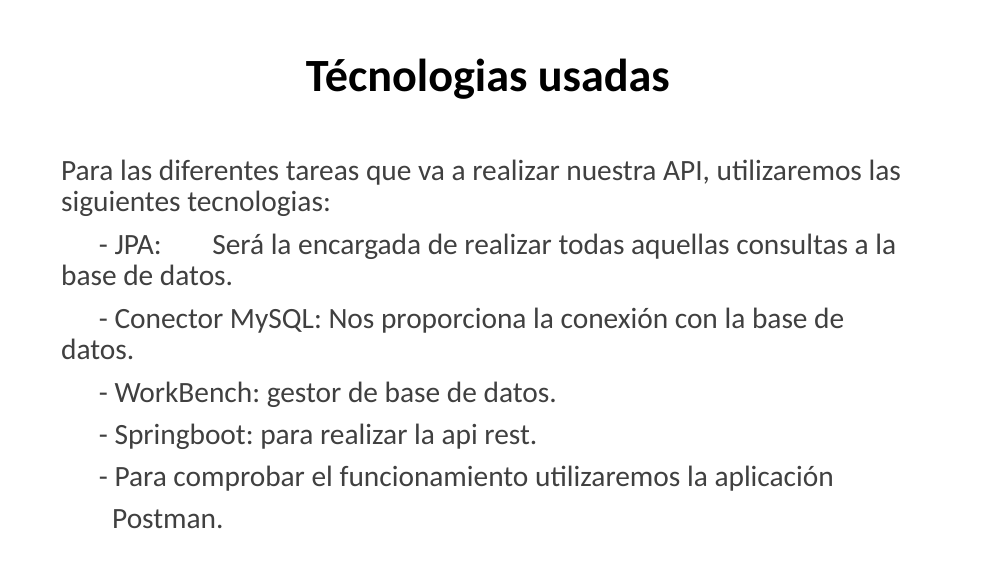
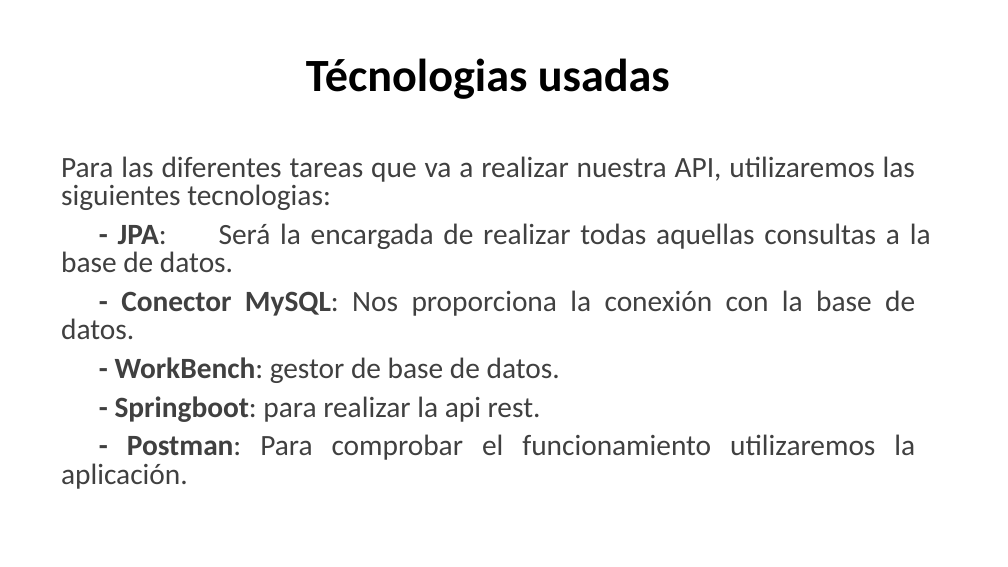
Before and after one commit to Peypa0512/Proyecto_Final, a slide deck: slide 4 of Presentación proyecto.pptx (slide 19 before the commit). Drawn at 1008x567 pixels with LibreOffice and Linux fonts; fonts in the diff are those of the drawing. Boxes give left, top, right and bottom in pixels: in the first picture for what was removed or moved away, otherwise in the second. Text is boxed around its words. In the diff, an @@ line names an element or a change of style, - is before the commit and + after.

```diff
--- a/Presentación proyecto.pptx
+++ b/Presentación proyecto.pptx
@@ text at <box>61,156,931,422</box>: bold on in "- JPA:", "- Conector MySQL:", "- WorkBench:", "- Springboot:"; alignment left to justified; line spacing 0.9 to 0.8 @@
@@ text at <box>61,434,915,489</box>: text changed @@
-- Para comprobar el funcionamiento utilizaremos la aplicación
-Postman.
+- Postman: Para comprobar el funcionamiento utilizaremos la aplicación.
```
Also in this commit, not shown: 18 other slides changed, 4 slides added, 4 slides removed, 22 other files.
